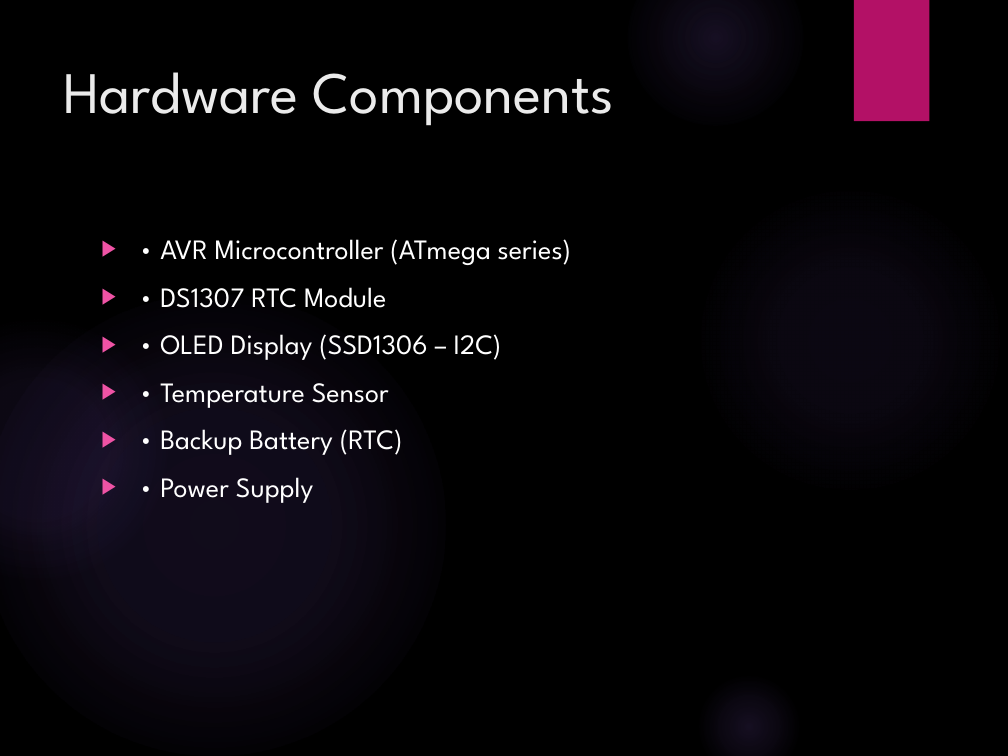
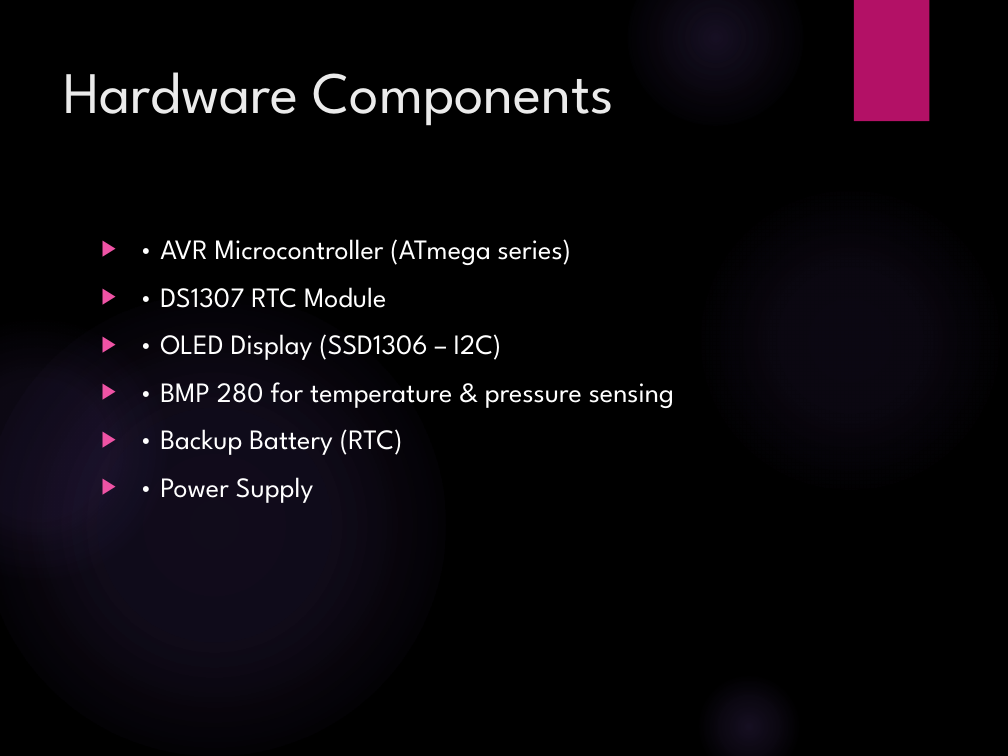
Before and after one commit to gsmanees/Embedded_Systems, a slide deck: slide 3 of AVR/Mini Project - Clock with room temperature & Pressure/watch_temp_pressure/RTC_Watch_Project_BMP280.pptx. Drawn at 1008x756 pixels with LibreOffice and Linux fonts; fonts in the diff are those of the drawing; background and template pictures are left out. Boxes give left, top, right and bottom in pixels: in the first picture for what was removed or moved away, otherwise in the second. Text is boxed around its words. In the diff, an @@ line names an element or a change of style, - is before the commit and + after.

```diff
--- a/AVR/Mini Project - Clock with room temperature & Pressure/watch_temp_pressure/RTC_Watch_Project_BMP280.pptx
+++ b/AVR/Mini Project - Clock with room temperature & Pressure/watch_temp_pressure/RTC_Watch_Project_BMP280.pptx
@@ text at (x1=160, y1=382, x2=674, y2=408): text changed @@
-▶ • Temperature Sensor
+▶ • BMP 280 for temperature & pressure sensing
```
Also in this commit, not shown: 3 other slides changed, 1 slide removed, 3 other files.
